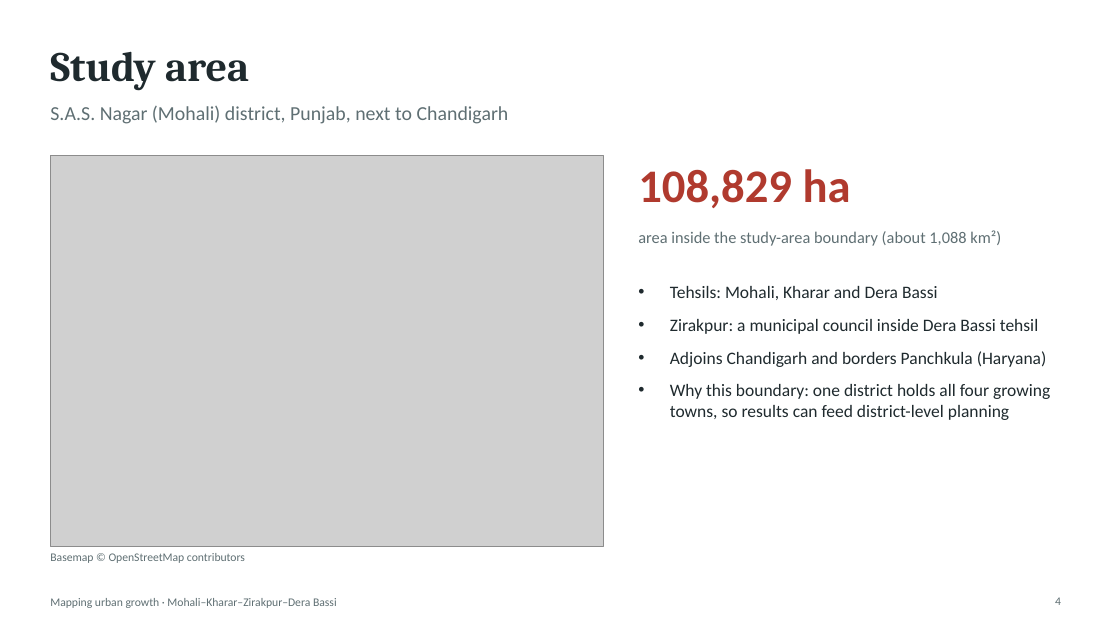
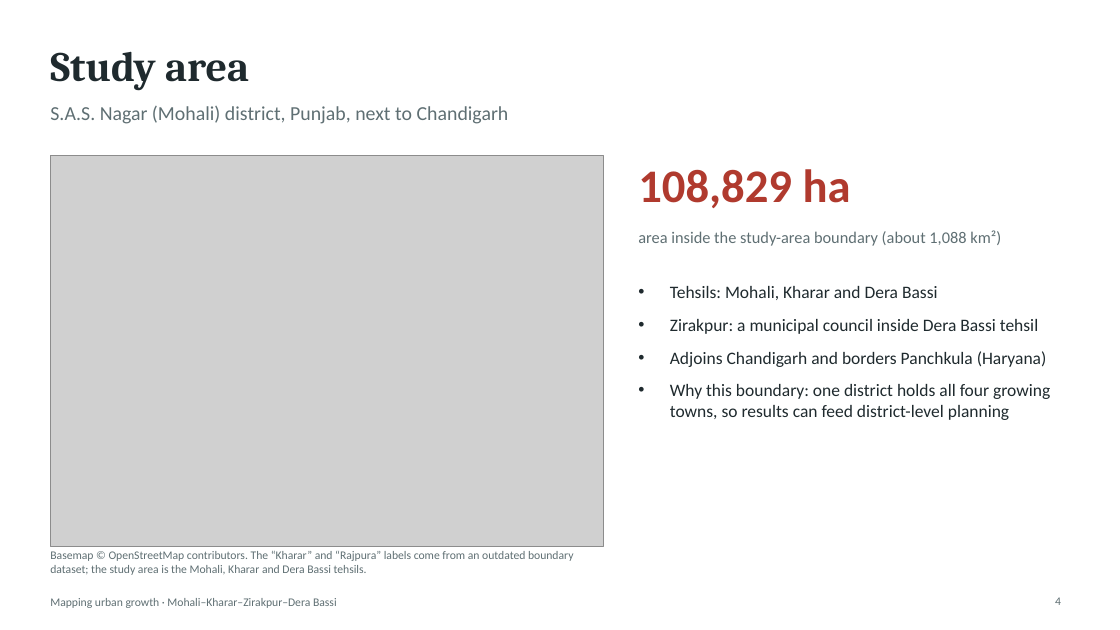
Before and after one commit to SharmaAbhimanyueco/Supriyaaanya, a slide deck: slide 4 of slides/Urban_Growth_Mohali_slides.pptx. Drawn at 1120x630 pixels with LibreOffice and Linux fonts; fonts in the diff are those of the drawing; grey boxes stand for pictures. Boxes give left, top, right and bottom in pixels: in the first picture for what was removed or moved away, otherwise in the second. Text is boxed around its words. In the diff, an @@ line names an element or a change of style, - is before the commit and + after.

```diff
--- a/slides/Urban_Growth_Mohali_slides.pptx
+++ b/slides/Urban_Growth_Mohali_slides.pptx
@@ text at (x1=50, y1=551, x2=573, y2=575): text changed @@
-Basemap © OpenStreetMap contributors
+Basemap © OpenStreetMap contributors. The “Kharar” and “Rajpura” labels come from an outdated boundary dataset; the study area is the Mohali, Kharar and Dera Bassi tehsils.
```
Also in this commit, not shown: 5 other slides changed, 1 other file.
